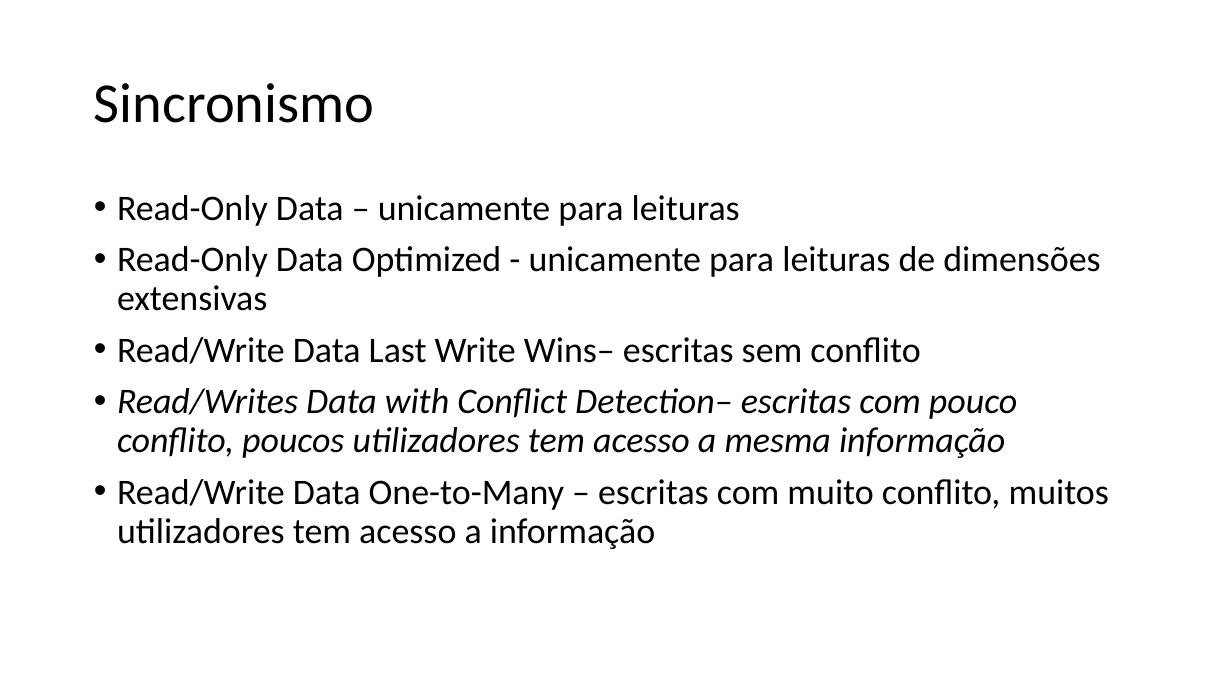
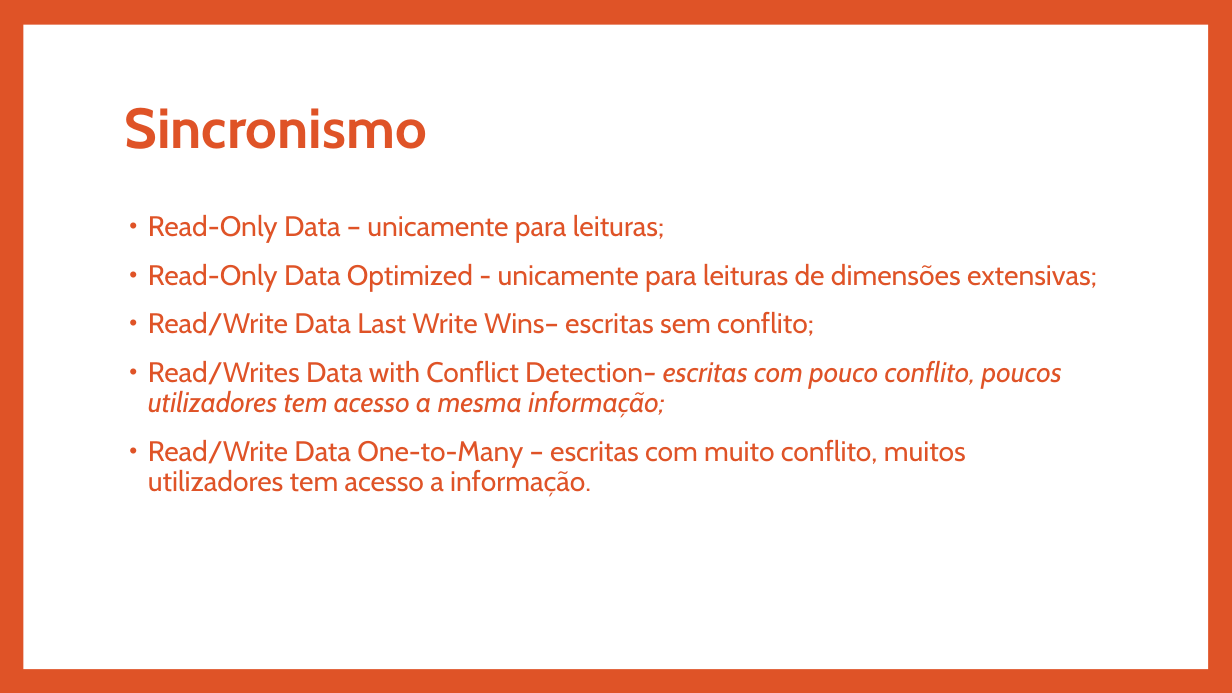
Before and after one commit to A40278/ps_20172018, a slide deck: slide 8 of Appresentação/Appresentacao.pptx. Drawn at 1232x693 pixels with LibreOffice and Linux fonts; fonts in the diff are those of the drawing. Boxes give left, top, right and bottom in pixels: in the first picture for what was removed or moved away, otherwise in the second. Text is boxed around its words. In the diff, an @@ line names an element or a change of style, - is before the commit and + after.

```diff
--- a/Appresentação/Appresentacao.pptx
+++ b/Appresentação/Appresentacao.pptx
@@ background #FFFFFF to #DF5327 @@
@@ rectangle added at bbox=[23, 25, 1208, 669], fill #FFFFFF @@
@@ title "Sincronismo": place and size @@
-title "Sincronismo" at bbox=[94, 83, 374, 123]
+title "Sincronismo" at bbox=[125, 107, 427, 149]
@@ title "Sincronismo" at bbox=[125, 107, 427, 149]: font Calibri to Cabin, text colour #000000 to #DF5327, bold on @@
@@ text at bbox=[148, 215, 1097, 497]: text changed; size 28 to 22 pt; font Calibri to Cabin; text colour #000000 to #DF5327 @@
-• Read-Only Data – unicamente para leituras
-• Read-Only Data Optimized - unicamente para leituras de dimensões extensivas
-• Read/Write Data Last Write Wins– escritas sem conflito
-• Read/Writes Data with Conflict Detection– escritas com pouco conflito, poucos utilizadores tem acesso a mesma informação
-• Read/Write Data One-to-Many – escritas com muito conflito, muitos utilizadores tem acesso a informação
+• Read-Only Data – unicamente para leituras;
+• Read-Only Data Optimized - unicamente para leituras de dimensões extensivas;
+• Read/Write Data Last Write Wins– escritas sem conflito;
+• Read/Writes Data with Conflict Detection– escritas com pouco conflito, poucos utilizadores tem acesso a mesma informação;
+• Read/Write Data One-to-Many – escritas com muito conflito, muitos utilizadores tem acesso a informação.
```
Also in this commit, not shown: 15 other slides changed, 4 slides added, 4 slides removed, 3 other files.
